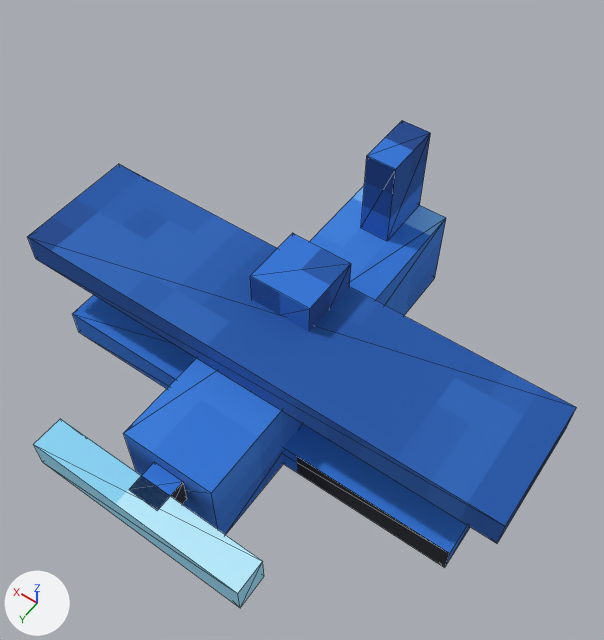
An edit to the glTF model public/assets/models/units/lfighter_blue.glb, drawn before and after from the same camera.
The view is the same before and after, from a camera (50 mm lens) standing at (-0.559, 0.842, 2.024) and looking at (0.016, 0.036, 0.757). Arrows for +X, +Y and +Z are at lower left; the lights stay in place. The older version comes first. Mesh edges are drawn as thin lines. Vertices at exactly the same position are counted once.

Names of what the first picture shows: 'body', 'prop'.
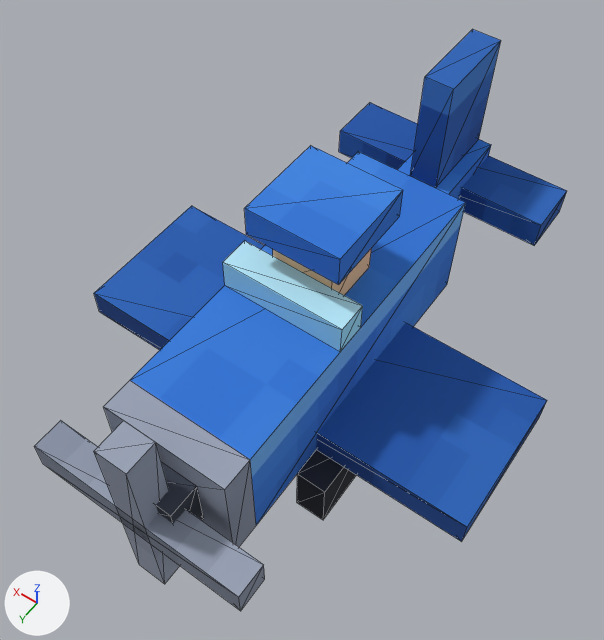
What differs and where, as boxes (x1, y1, x2, y2) in the pictures (604 x 640 px; the box of a moved part takes in the faces that stretch with it):
'body', reshaped, turned
    before: (27, 120, 577, 568)
    after: (94, 29, 567, 547)
'prop', reshaped, turned, moved
    before: (34, 419, 264, 608)
    after: (34, 420, 265, 611)
part 1 of me_body_rigid_batch, moved or reshaped
    before: (361, 120, 431, 241)
    after: (410, 29, 501, 188)
part 2 of me_body_rigid_batch, added (blue)
    after: (244, 146, 403, 285)
part 3 of me_body_rigid_batch, added (blue)
    after: (339, 103, 567, 246)
part 4 of me_body_rigid_batch, added
    after: (297, 450, 356, 520)
part 5 of me_body_rigid_batch, moved or reshaped
    before: (250, 233, 351, 332)
    after: (223, 241, 363, 352)
part 6 of me_body_rigid_batch, added (blue)
    after: (94, 206, 547, 542)
part 7 of me_body_rigid_batch, rebuilt (13% wider, 13% taller)
    before: (124, 186, 446, 535)
    after: (103, 152, 466, 547)
part 8 of me_body_rigid_batch, deleted (blue)
    before: (27, 164, 577, 543)
part 9 of me_body_rigid_batch, deleted
    before: (73, 295, 470, 568)
part 10 of me_body_rigid_batch, added (brown)
    after: (273, 249, 371, 295)
part 11 of me_body_rigid_batch, added (blue)
    after: (398, 139, 491, 199)
part 12 of me_prop_rigid_batch, moved or reshaped
    before: (34, 419, 264, 608)
    after: (34, 421, 265, 611)
part 13 of me_prop_rigid_batch, added
    after: (94, 420, 180, 584)
part 14 of me_prop_rigid_batch, added
    after: (156, 462, 204, 524)
part 15 of me_prop_rigid_batch, deleted (blue)
    before: (130, 462, 187, 510)

The change, as a diff of the scene's bpy script:
```diff
--- a/public/assets/models/units/lfighter_blue.glb.py
+++ b/public/assets/models/units/lfighter_blue.glb.py
@@ me_body_rigid_batch @@
 # used by ob_body; parent = ob_root; location = (0.0, 0.0, 0.625)
-me_body_rigid_batch.from_pydata(...)  # 40 vertices, 56 faces; spans x -0.5..0.5, y -0.312..0.438, z 0.0..0.375
+me_body_rigid_batch.from_pydata(...)  # 84 vertices, 118 faces; spans x -0.438..0.438, y -0.562..0.438, z -0.125..0.438
+# me_body_rigid_batch part 1: the loose piece of 8 vertices spanning x -0.031..0.031, y -0.312..-0.188, z 0.188..0.375 is scaled about its middle by (1, 1.5, 1.33), then moved by (0.0, -0.219, 0.031)
+# me_body_rigid_batch part 2: a new loose piece, a box spanning x -0.094..0.094, y -0.094..0.094, z 0.375..0.438, in mat_paint (picture img_paint)
+# me_body_rigid_batch part 3: a new loose piece, a box spanning x -0.25..0.25, y -0.562..-0.438, z 0.094..0.156, in mat_paint (picture img_paint)
+# me_body_rigid_batch part 4: a new loose piece, a box spanning x -0.188..-0.125, y 0.125..0.25, z -0.125..0.0, in mat_paint (picture img_paint)
+# me_body_rigid_batch part 5: the loose piece of 8 vertices spanning x -0.062..0.062, y 0.0..0.125, z 0.188..0.312 is scaled about its middle by (2, 0.5, 0.5), then moved by (0.0, 0.031, 0.031)
+# me_body_rigid_batch part 6: a new loose piece, a box spanning x -0.438..0.438, y -0.125..0.188, z 0.0..0.062, in mat_paint (picture img_paint)
+# me_body_rigid_batch part 7: the loose piece of 8 vertices spanning x -0.094..0.094, y -0.312..0.438, z 0.0..0.188 is rebuilt with 12 vertices and now spans x -0.125..0.125, y -0.312..0.438, z 0.0..0.25
+# me_body_rigid_batch part 8: the loose piece of 8 vertices spanning x -0.5..0.5, y 0.0..0.25, z 0.188..0.25 is deleted
+# me_body_rigid_batch part 9: the loose piece of 8 vertices spanning x -0.438..0.438, y 0.0..0.25, z 0.0..0.062 is deleted
+# me_body_rigid_batch part 10: 8 vertices added at x -0.062..0.062, y -0.062..0.062, z 0.25..0.375
+# me_body_rigid_batch part 11: 8 vertices added at x -0.062..0.062, y -0.562..-0.312, z 0.062..0.188
+# other edits to the shape of me_body_rigid_batch do not show in these pictures
 me_body_rigid_batch.materials.append(mat_paint)
@@ me_prop_rigid_batch @@
 # used by ob_prop; parent = ob_body; location = (0.0, 0.469, 0.125)
-me_prop_rigid_batch.from_pydata(...)  # 16 vertices, 22 faces; spans x -0.219..0.219, y -0.031..0.062, z -0.031..0.031
+me_prop_rigid_batch.from_pydata(...)  # 24 vertices, 36 faces; spans x -0.219..0.219, y -0.062..0.031, z -0.219..0.219
+# me_prop_rigid_batch part 12: the loose piece of 8 vertices spanning x -0.219..0.219, y 0.0..0.062, z -0.031..0.031 is moved by (0.0, -0.031, 0.0)
+# me_prop_rigid_batch part 13: a new loose piece, a box spanning x -0.031..0.031, y -0.031..0.031, z -0.219..0.219, in mat_paint (picture img_paint)
+# me_prop_rigid_batch part 14: a new loose piece, a box spanning x -0.062..0.062, y -0.062..0.0, z -0.062..0.062, in mat_paint (picture img_paint)
+# me_prop_rigid_batch part 15: the loose piece of 8 vertices spanning x -0.031..0.031, y -0.031..0.031, z -0.031..0.031 is deleted
 me_prop_rigid_batch.materials.append(mat_paint)
@@ ob_body @@
 ob_body.location = (0.0, 0.0, 0.625)
+ob_body.rotation_euler = (-0.00977, -0.0146, 0.000173)  # degrees (-0.6, -0.8, 0)
@@ ob_prop @@
 ob_prop.parent = ob_body
-ob_prop.location = (0.0, 0.469, 0.125)
+ob_prop.location = (0.0, 0.5, 0.125)
```
